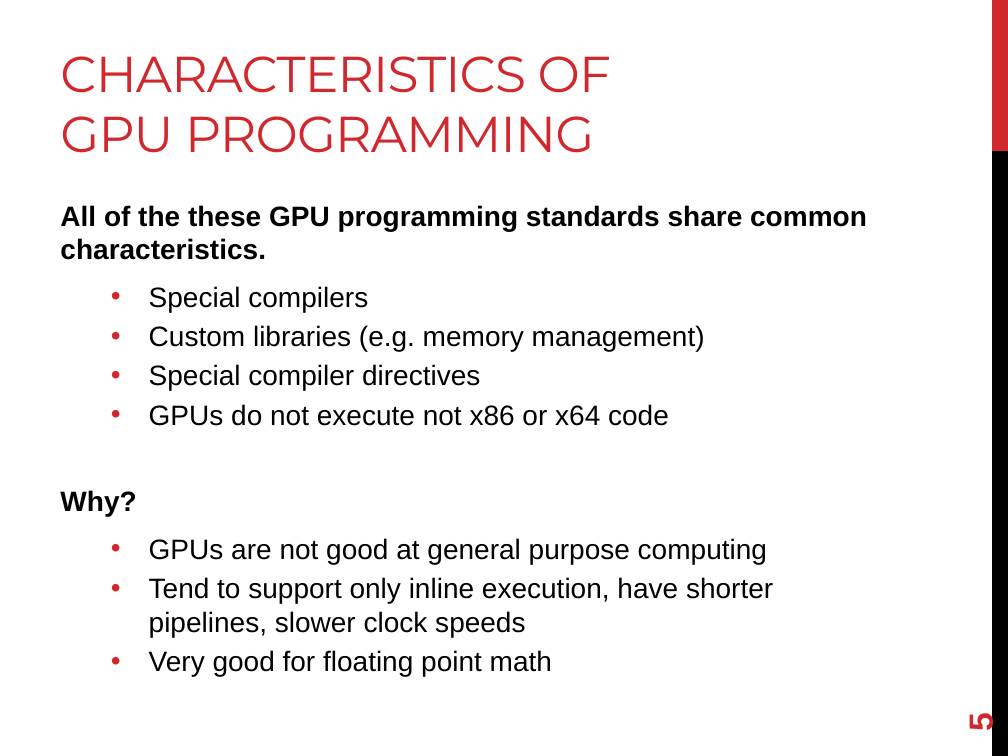
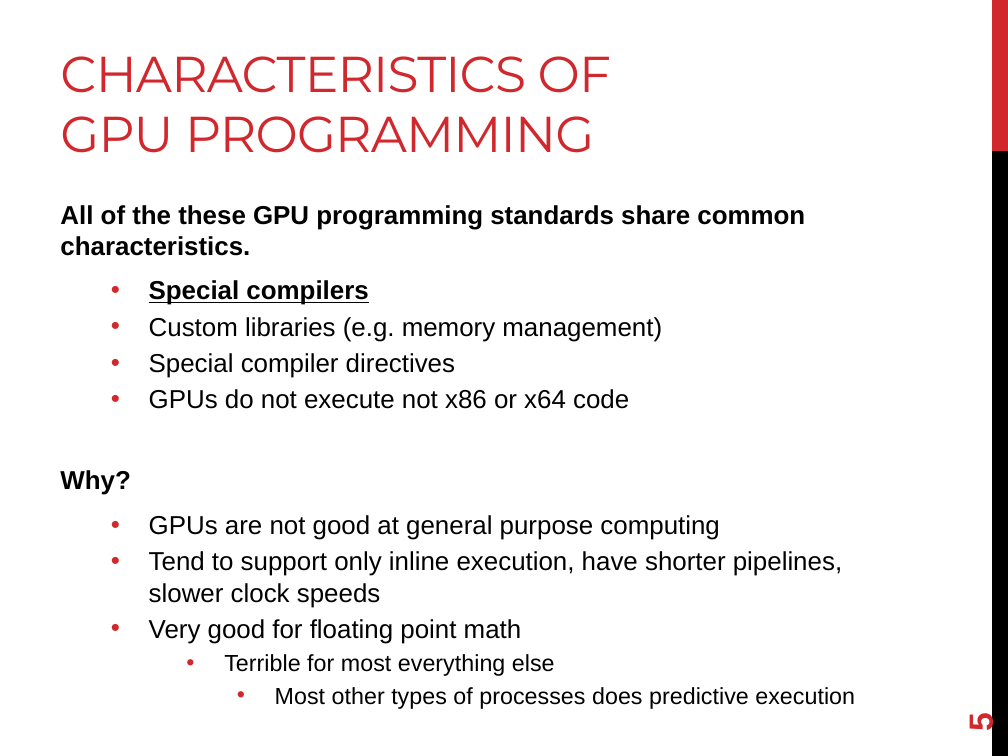
Before and after one commit to joshpeterson/DevelopingConcurrentSoftware, a slide deck: slide 5 of Lectures/Hybrid Concurrency/Hybrid Concurrency.pptx. Drawn at 1008x756 pixels with LibreOffice and Linux fonts; fonts in the diff are those of the drawing. Boxes give left, top, right and bottom in pixels: in the first picture for what was removed or moved away, otherwise in the second. Text is boxed around its words. In the diff, an @@ line names an element or a change of style, - is before the commit and + after.

```diff
--- a/Lectures/Hybrid Concurrency/Hybrid Concurrency.pptx
+++ b/Lectures/Hybrid Concurrency/Hybrid Concurrency.pptx
@@ text at [60,205,842,644]: size 20 to 18.5 pt in "All of the these GPU programming standards ...", "Special compilers", "Custom libraries (e.g. memory management)", "Special compiler directives" and 5 more places; bold on, underline on in "Special compilers" @@
@@ text at [224,654,855,709]: paragraphs added @@
+    • Terrible for most everything else
+      • Most other types of processes does predictive execution
```
Also in this commit, not shown: 5 other slides changed, 33 other files.
